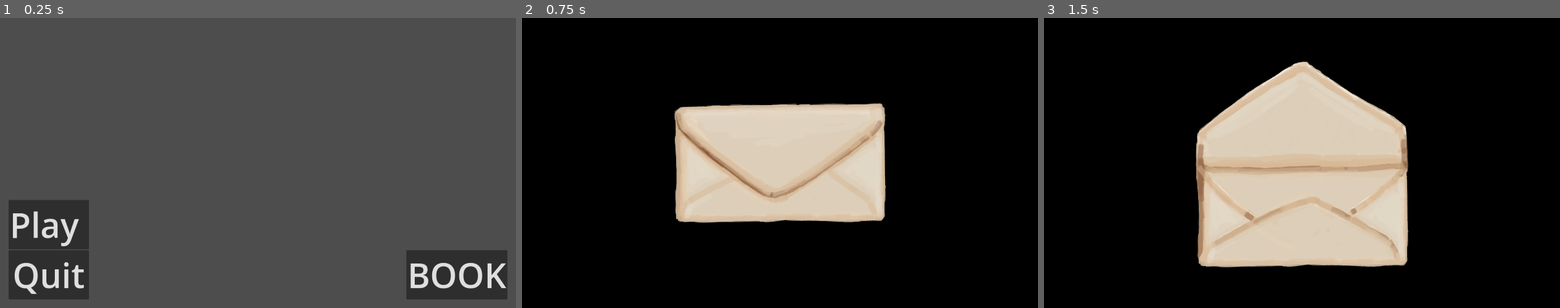
Above: before the commit, frames 1-3 (left to right).
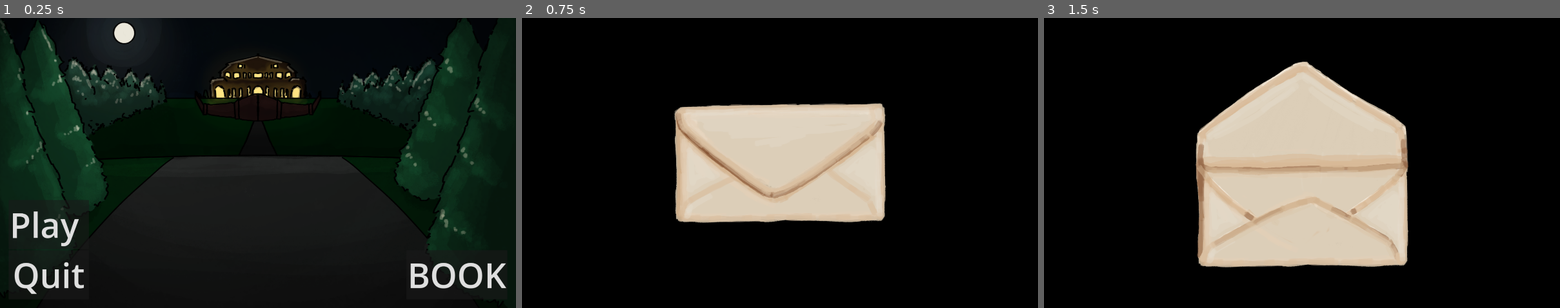
Above: after the commit, the same moments.

Repository: Kimbix/WKC
Game: Godot game, scene res://Scenes/Main Menu/SCN_main_menu.tscn
The game is run twice, just before and just after one commit, with the same random seed, the same clock (stepped at 60 frames per second) and the same inputs. This scene is started directly instead of the project's main scene.
Inputs (mouse positions are in pixels of both pictures, inside the frame that each line leads up to):
- Up to frame 1 (0.25 s): no input
- Up to frame 2 (0.75 s): click "Play" at 0.5 s
- Up to frame 3 (1.5 s): tap Enter (ui_accept) at 1.25 s; move the mouse to (1415, 148) at 1.27 s; hold Right (dodge_right) from 1.28 s (still down); click (1415, 148) at 1.42 s

The runs differ from the first frame. In frame 1, 97% of the frame differs, in the area x 0-100%, y 0-100%; in frame 2, nothing differs; in frame 3, nothing differs.

Commit message:
Add: Menu Bg

Diff:
--- a/Scenes/Main Menu/SCN_main_menu.tscn
+++ b/Scenes/Main Menu/SCN_main_menu.tscn
@@ -1,6 +1,7 @@
-[gd_scene load_steps=5 format=3 uid="uid://dyiij24g2kvrv"]
+[gd_scene load_steps=6 format=3 uid="uid://dyiij24g2kvrv"]
 
 [ext_resource type="Script" path="res://Scenes/Main Menu/SCN_main_menu.gd" id="1_k1ilt"]
+[ext_resource type="Texture2D" uid="uid://lg4cykyd1ups" path="res://Scenes/Main Menu/MainMenu.png" id="2_wl8ex"]
 
 [sub_resource type="StyleBoxFlat" id="StyleBoxFlat_mg0rw"]
 bg_color = Color(0.301961, 0.141176, 0, 1)
@@ -13,6 +14,11 @@
 
 [node name="ScnMainMenu" type="CanvasLayer"]
 script = ExtResource("1_k1ilt")
+
+[node name="MainMenu" type="Sprite2D" parent="."]
+position = Vector2(960, 540)
+scale = Vector2(0.999845, 1.00028)
+texture = ExtResource("2_wl8ex")
 
 [node name="MarginContainer" type="MarginContainer" parent="."]
 anchors_preset = 15
Binary file added: Scenes/Main Menu/MainMenu.png
Not shown, added: Scenes/Main Menu/MainMenu.png.import
